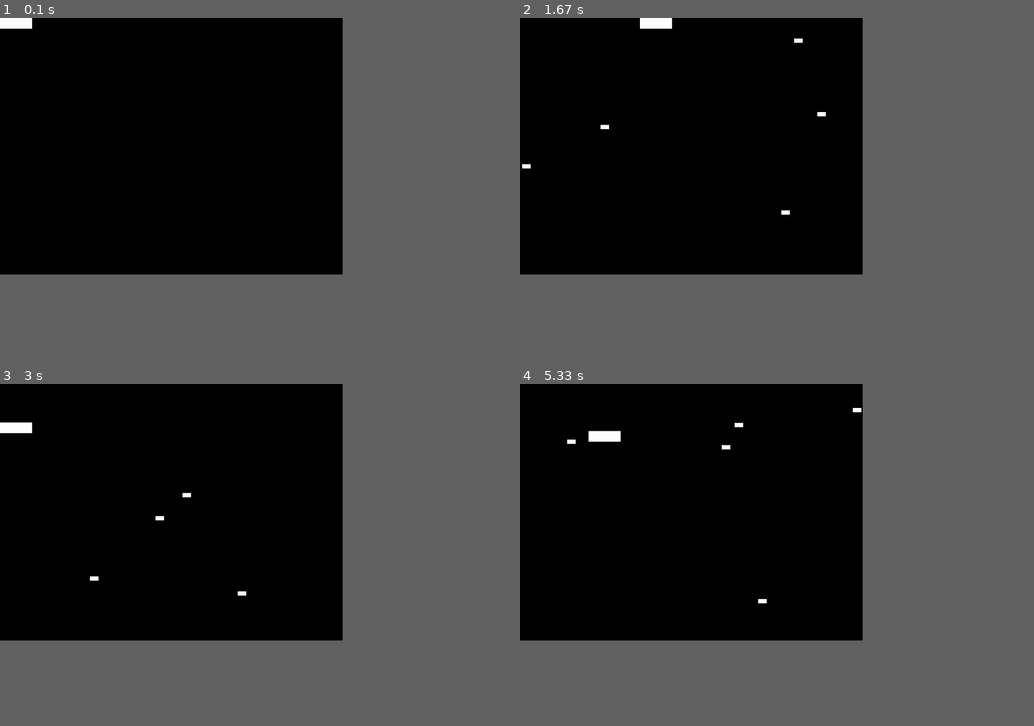
Above: before the commit, frames 1-4 (two rows, left to right).
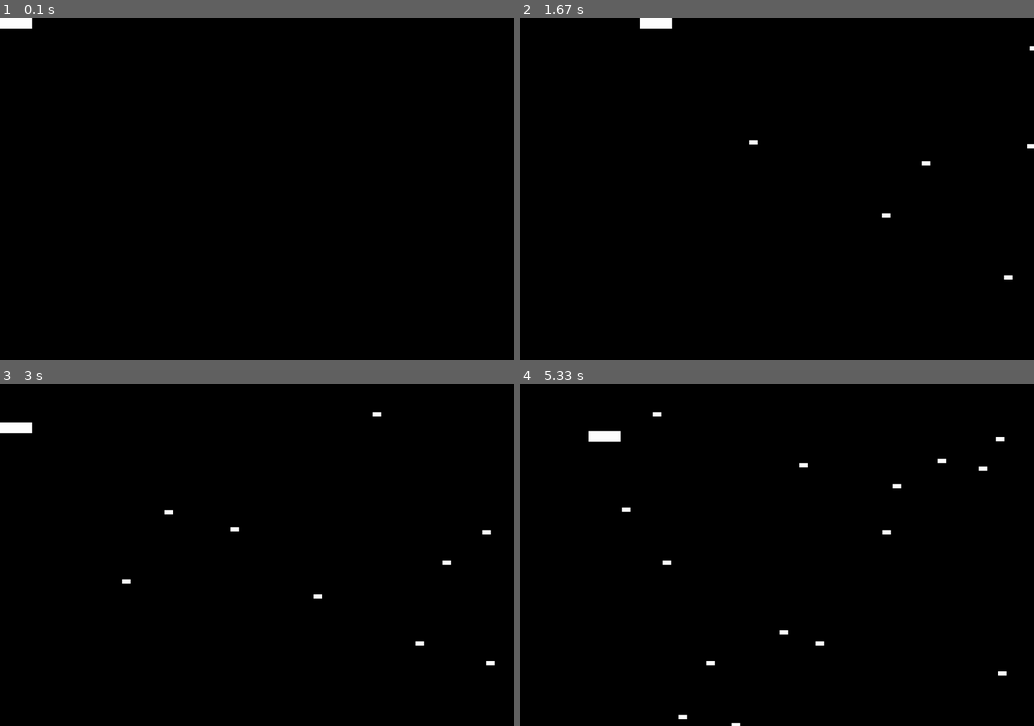
Above: after the commit, the same moments.

Repository: dannypwhite/pygame_tut
Game: pygame game, started from main.py
The game is run twice, just before and just after one commit, with the same random seed, the same clock (stepped at 60 frames per second) and the same inputs.
Inputs:
- Up to frame 1 (0.1 s): no input
- Up to frame 2 (1.67 s): hold Right 0.33-0.8 s; hold Up 0.83-1.13 s; hold Right 1.17-1.63 s
- Up to frame 3 (3 s): hold Left 1.67-2.2 s; hold Down 2.23-2.53 s; hold Left 2.57-2.97 s
- Up to frame 4 (5.33 s): hold Up 3-3.37 s; hold Right 3.4-4.03 s; hold Down 4.07-4.43 s; hold Left 4.47-4.93 s; hold Right from 4.97 s (still down)
In our replay, the window is 600x450 before the commit and 900x600 after it. These sizes can differ from the game's own. Grey fills any space a smaller window leaves; there, only what the larger window draws over its background counts as a difference.

The runs differ from the first frame. In frame 1, only the window size differs. In frame 2, 0.2% of the frame differs, in the area x 0-100%, y 6-77%; in frame 3, 0.3%; in frame 4, 0.5%, in the area x 9-95%, y 7-100%.

Commit message:
add collision detection, exit game if collision detected

Diff:
--- a/main.py
+++ b/main.py
@@ -16,8 +16,8 @@
 )
 
 # Define constatnts for the screen width and height
-SCREEN_WIDTH = 800
-SCREEN_HEIGHT = 600
+SCREEN_WIDTH = 1200
+SCREEN_HEIGHT = 800
 
 # Define a player object by extending pygame.sprite.Sprite
 # The surface drawn on the screen is now an attribute of 'player'
@@ -61,7 +61,7 @@
                 random.randint(0, SCREEN_HEIGHT),
             )
         )
-        self.speed = random.randint(5, 20)
+        self.speed = random.randint(2, 10)
 
     # Move the sprite based on speed
     # Remove the sprite when it passes the left edge of the screen
@@ -130,6 +130,10 @@
     for entity in all_sprites:
         screen.blit(entity.surf, entity.rect)
 
-
+    # Check if any enemies have collided with the player
+    if pygame.sprite.spritecollideany(player, enemies):
+        # If so, then remove player and stop loop
+        player.kill()
+        running = False
 
     pygame.display.flip()
